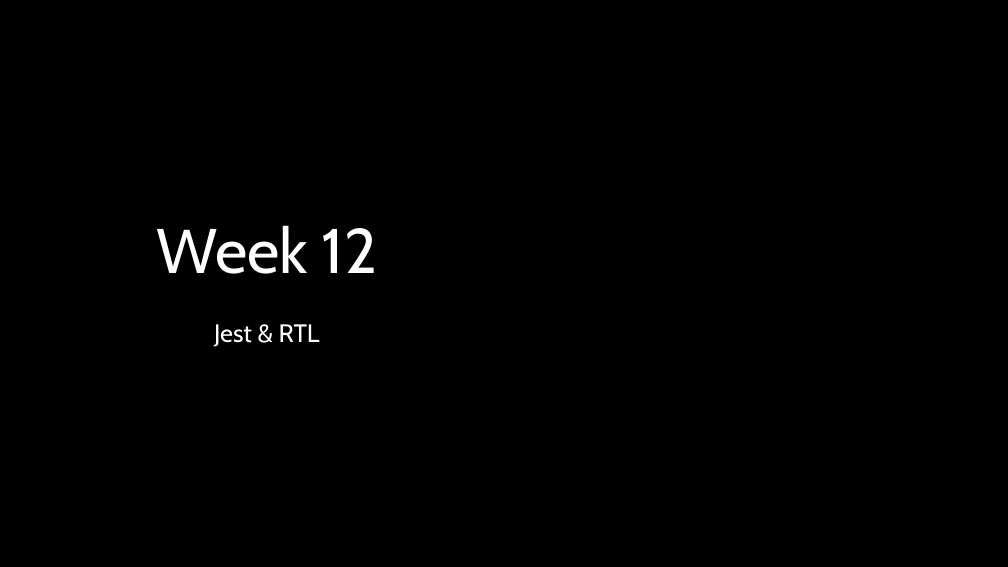
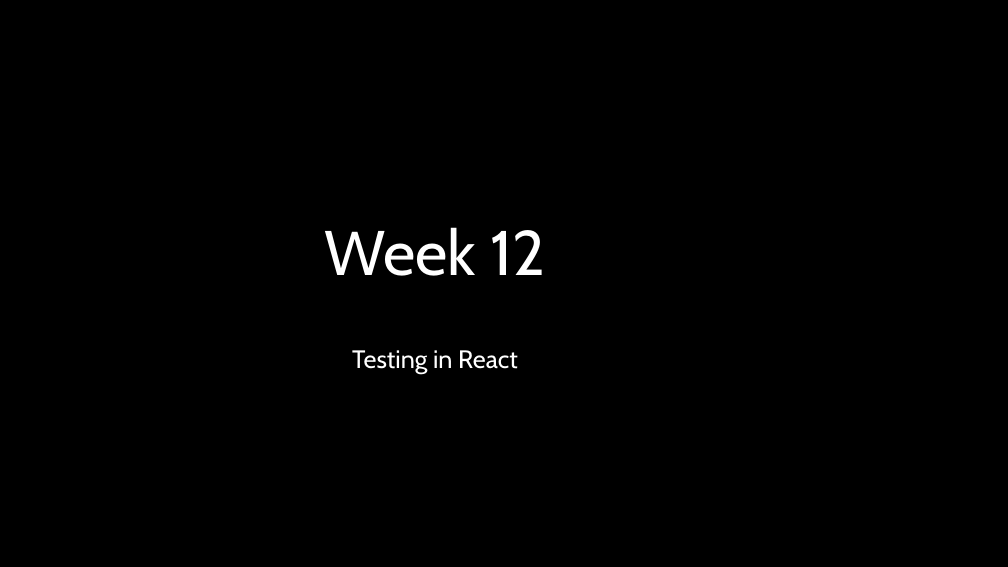
Before and after one commit to natiquekeyin/fall2024, a slide deck: slide 1 of JavaScript/Week12/Week12.pptx. Drawn at 1008x567 pixels with LibreOffice and Linux fonts; fonts in the diff are those of the drawing. Boxes give left, top, right and bottom in pixels: in the first picture for what was removed or moved away, otherwise in the second. Text is boxed around its words. In the diff, an @@ line names an element or a change of style, - is before the commit and + after.

Commit message:
testingStart

```diff
--- a/JavaScript/Week12/Week12.pptx
+++ b/JavaScript/Week12/Week12.pptx
@@ title "Week 12": place and size @@
-title "Week 12" at bbox=[156, 225, 377, 274]
+title "Week 12" at bbox=[325, 227, 545, 276]
@@ subtitle at bbox=[352, 350, 518, 374]: text changed @@
-Jest & RTL
+Testing in React
```
Also in this commit, not shown: 3 other slides changed, 2 other files.
